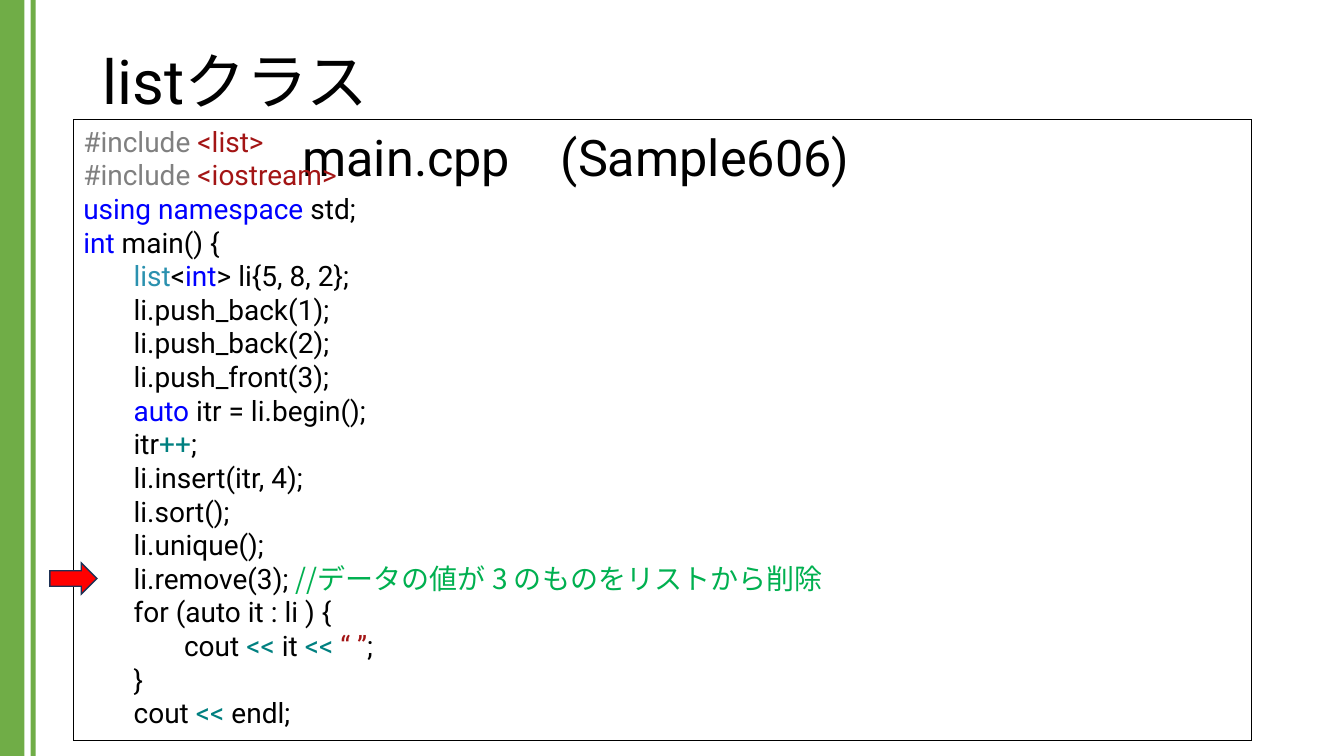
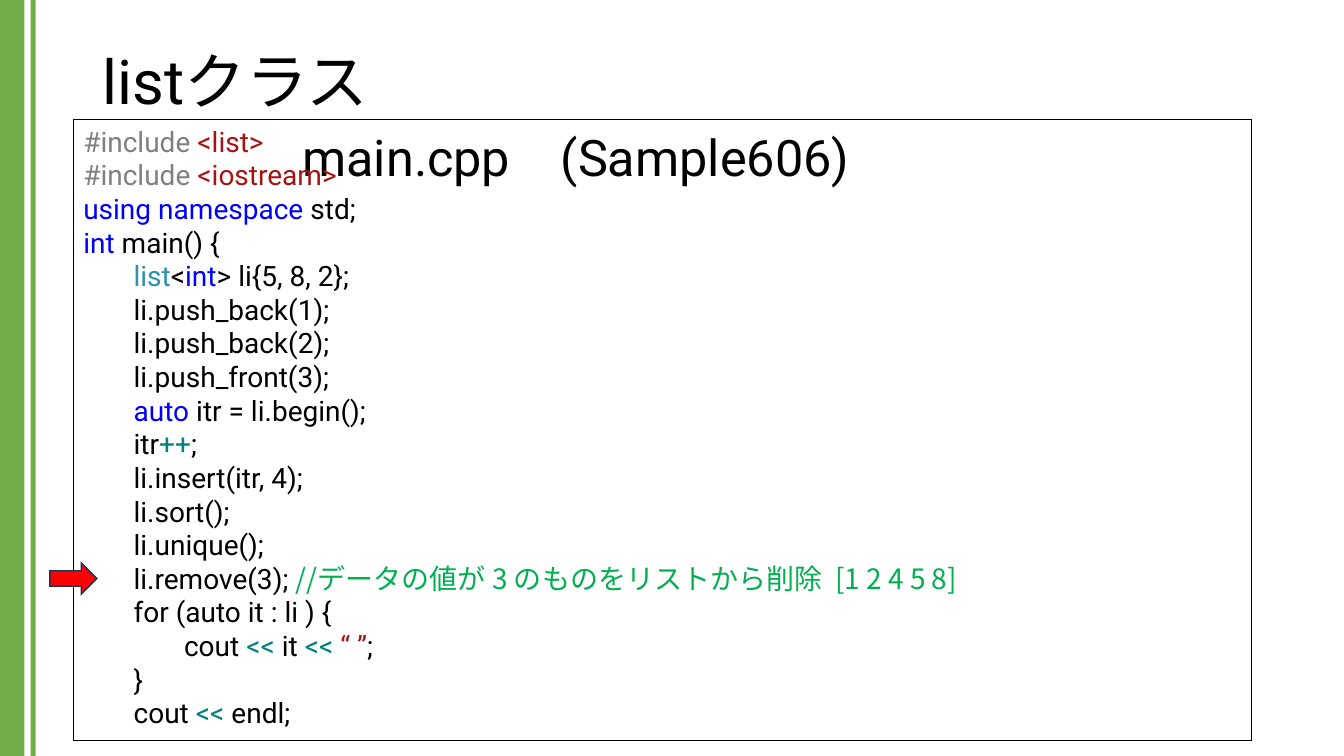
Before and after one commit to kic-murata/cpp2024, a slide deck: slide 13 of 授業資料/講義資料：Listクラス.pptx. Drawn at 1344x756 pixels with LibreOffice and Linux fonts; fonts in the diff are those of the drawing. Boxes give left, top, right and bottom in pixels: in the first picture for what was removed or moved away, otherwise in the second. Text is boxed around its words. In the diff, an @@ line names an element or a change of style, - is before the commit and + after.

```diff
--- a/授業資料/講義資料：Listクラス.pptx
+++ b/授業資料/講義資料：Listクラス.pptx
@@ text in rectangle at [134, 565, 957, 596]: text changed @@
-li.remove(3); //データの値が 3 のものをリストから削除
+li.remove(3); //データの値が 3 のものをリストから削除 [1 2 4 5 8]
```
Also in this commit, not shown: 7 other slides changed, 1 slide added.
